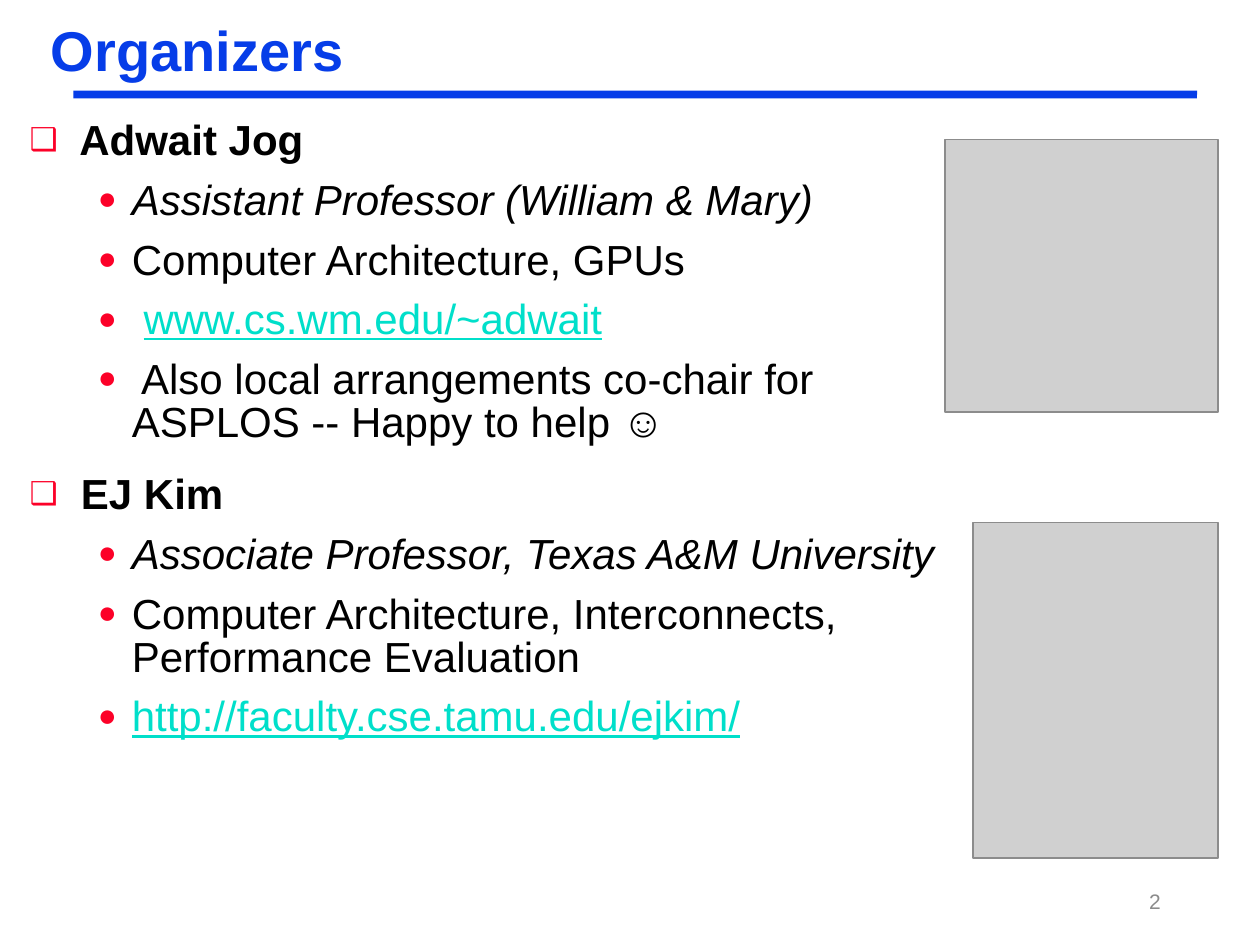
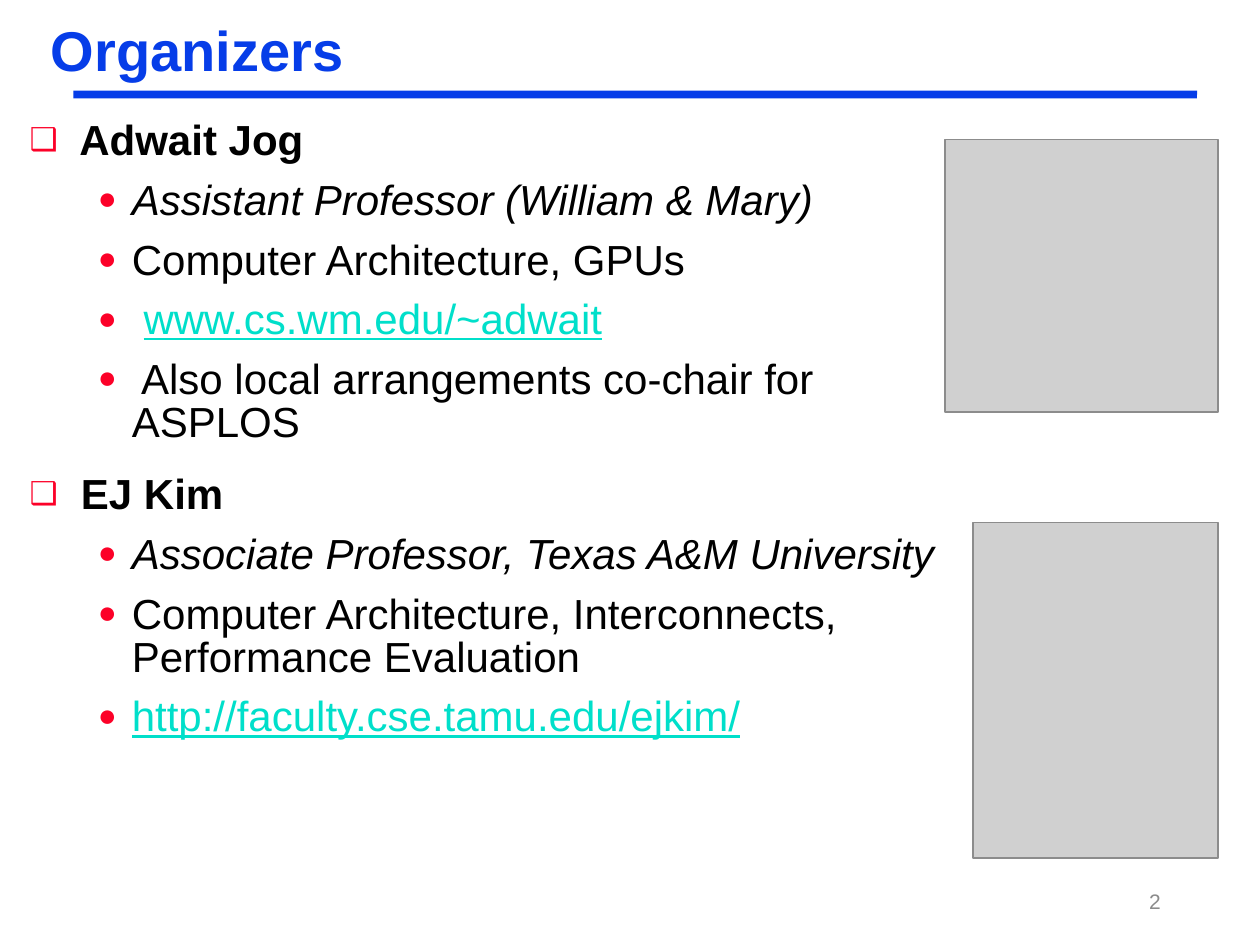
Before and after one commit to insight-archlab/insight-archlab.github.io, a slide deck: slide 2 of minmove/minmove-intro-2018.pptx. Drawn at 1260x945 pixels with LibreOffice and Linux fonts; fonts in the diff are those of the drawing; grey boxes stand for pictures. Boxes give left, top, right and bottom in pixels: in the first picture for what was removed or moved away, otherwise in the second. Text is boxed around its words. In the diff, an @@ line names an element or a change of style, - is before the commit and + after.

```diff
--- a/minmove/minmove-intro-2018.pptx
+++ b/minmove/minmove-intro-2018.pptx
@@ text at (132,363,813,438): text changed @@
-  ● Also local arrangements co-chair for ASPLOS -- Happy to help ☺
+  ● Also local arrangements co-chair for ASPLOS
```
Also in this commit, not shown: 6 other files.
